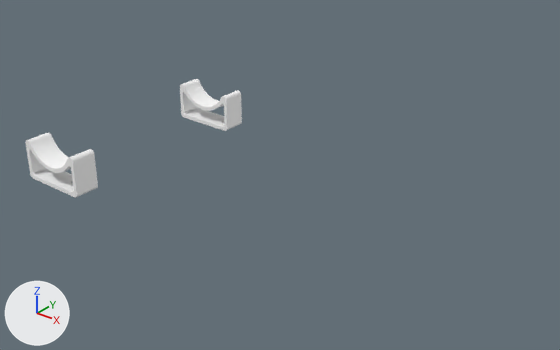
One commit to the FBX model HandTrackingExample/Assets/Prefabs/stand.fbx: the scene before it, then after it.
Rendered twice from a 50 mm camera at (0.517, -0.467, 0.408) aimed at (0.026, 0.146, 0.028). Every picture has the same lights, and +X, +Y and +Z are marked at lower left. Where no turn or scale is listed for an object, it has been applied to the vertices. Vertices at the same position are counted once.
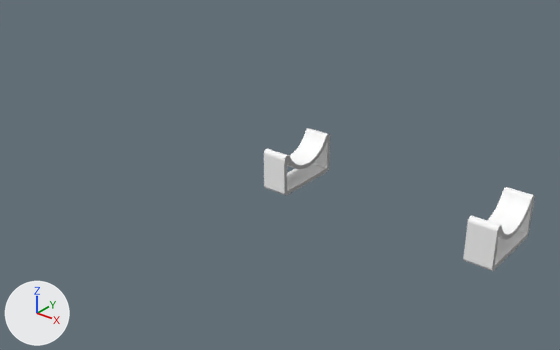
What differs and where, as boxes [x1, y1, x2, y2] in the pictures (560 x 350 px):
'Object_4', added: after [463, 187, 535, 271]
'Object_3', reshaped (41% narrower, 13% taller): before [25, 132, 98, 198]; after [492, 196, 535, 271]
'Object_5', added: after [264, 128, 330, 195]
'Object_1', reshaped (25% narrower, 15% taller): before [180, 79, 242, 131]; after [284, 135, 330, 195]
part 1 of me_object_3, deleted: before [25, 132, 98, 198]
part 2 of me_object_3, added: after [492, 196, 535, 271]
part 3 of me_object_1, deleted: before [180, 79, 242, 131]
part 4 of me_object_1, added: after [284, 135, 330, 195]

The change, as a diff of the scene's bpy script:
```diff
--- a/HandTrackingExample/Assets/Prefabs/stand.fbx.py
+++ b/HandTrackingExample/Assets/Prefabs/stand.fbx.py
@@ me_object_1 @@
 # used by ob_object_1; location = (0.0, 0.0, 0.0)
-me_object_1.from_pydata(...)  # 431 vertices, 678 faces; spans x -0.238..-0.15, y 0.2524..0.2824, z 0.0..0.0496
+me_object_1.from_pydata(...)  # 210 vertices, 264 faces; spans x 0.03, y 0.15..0.238, z 0.0..0.0496
+# me_object_1 part 3: 431 vertices removed from x -0.238..-0.15, y 0.2524..0.2824, z 0.0..0.0496
+# me_object_1 part 4: 210 vertices added at x 0.03, y 0.15..0.238, z 0.0..0.0496
 me_object_1.materials.append(mat_material_2)
@@ me_object_3 @@
 # used by ob_object_3; location = (0.0, 0.0, 0.0)
-me_object_3.from_pydata(...)  # 431 vertices, 674 faces; spans x -0.238..-0.15, y 0.0..0.03, z 0.0..0.0496
+me_object_3.from_pydata(...)  # 210 vertices, 264 faces; spans x 0.2824, y 0.15..0.238, z 0.0..0.0496
+# me_object_3 part 1: 431 vertices removed from x -0.238..-0.15, y 0.0..0.03, z 0.0..0.0496
+# me_object_3 part 2: 210 vertices added at x 0.2824, y 0.15..0.238, z 0.0..0.0496
 me_object_3.materials.append(mat_material_2)
@@ me_object_4 @@
+me_object_4.from_pydata(...)  # 431 vertices, 674 faces; spans x 0.2524..0.2824, y 0.15..0.238, z 0.0..0.0496
+me_object_4.materials.append(mat_material_2)  # white #fdfdfd
@@ me_object_5 @@
+me_object_5.from_pydata(...)  # 431 vertices, 676 faces; spans x 0.0..0.03, y 0.15..0.238, z 0.0..0.0496
+me_object_5.materials.append(mat_material_2)  # white #fdfdfd
@@ ob_object_4 @@
+ob_object_4 = bpy.data.objects.new('Object_4', me_object_4)
+ob_object_4.location = (0.0, 0.0, 0.0)
@@ ob_object_5 @@
+ob_object_5 = bpy.data.objects.new('Object_5', me_object_5)
+ob_object_5.location = (0.0, 0.0, 0.0)
```
